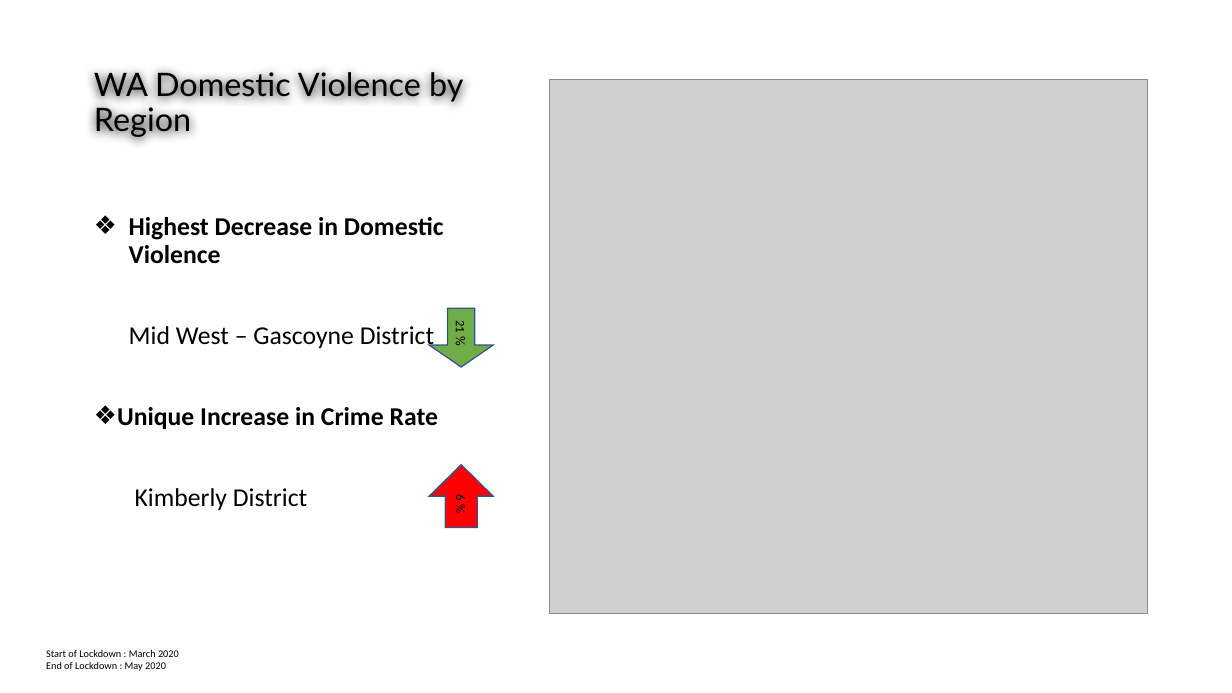
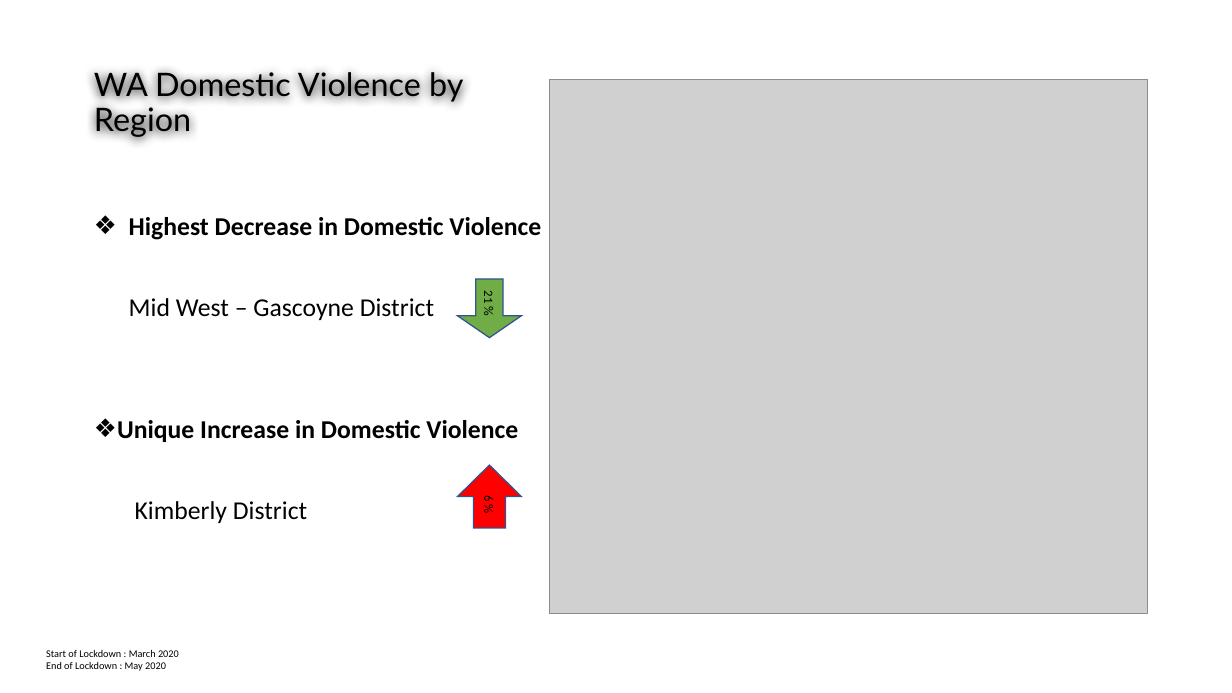
Before and after one commit to FernB/WACrimeRatesCovid19, a slide deck: slide 6 of Project 1 - Group3.pptx. Drawn at 1232x693 pixels with LibreOffice and Linux fonts; fonts in the diff are those of the drawing; grey boxes stand for pictures. Boxes give left, top, right and bottom in pixels: in the first picture for what was removed or moved away, otherwise in the second. Text is boxed around its words. In the diff, an @@ line names an element or a change of style, - is before the commit and + after.

```diff
--- a/Project 1 - Group3.pptx
+++ b/Project 1 - Group3.pptx
@@ down arrow "21 %": place and size @@
-down arrow "21 %" at (430,309,494,368)
+down arrow "21 %" at (457,279,521,338)
@@ text at (117,420,518,442): text changed @@
-❖ Unique Increase in Crime Rate
+❖ Unique Increase in Domestic Violence
@@ up arrow "6 %": place and size @@
-up arrow "6 %" at (430,465,494,528)
+up arrow "6 %" at (457,465,521,528)
```
Also in this commit, not shown: 1 other slide changed, 2 slides added, 20 other files.
